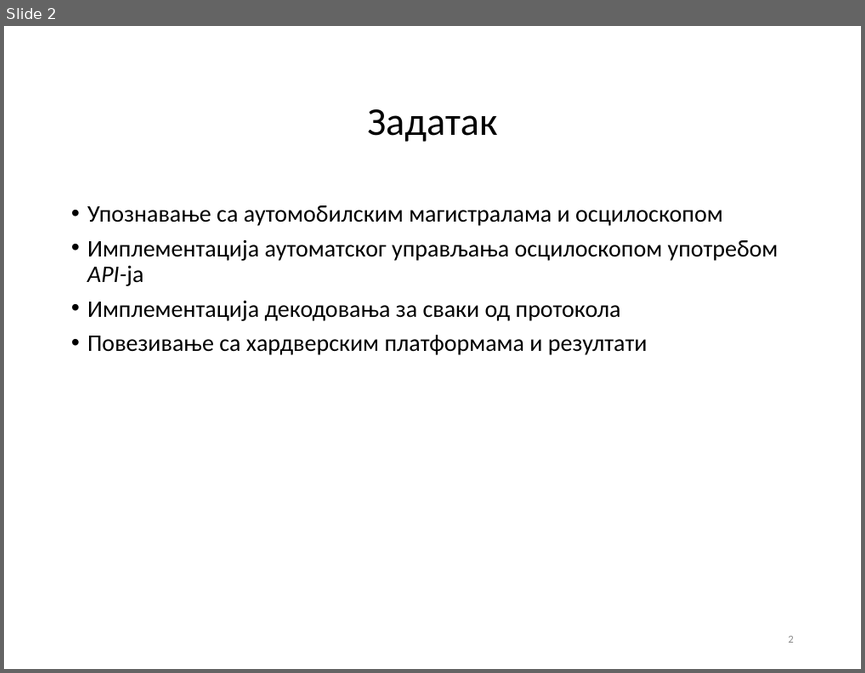
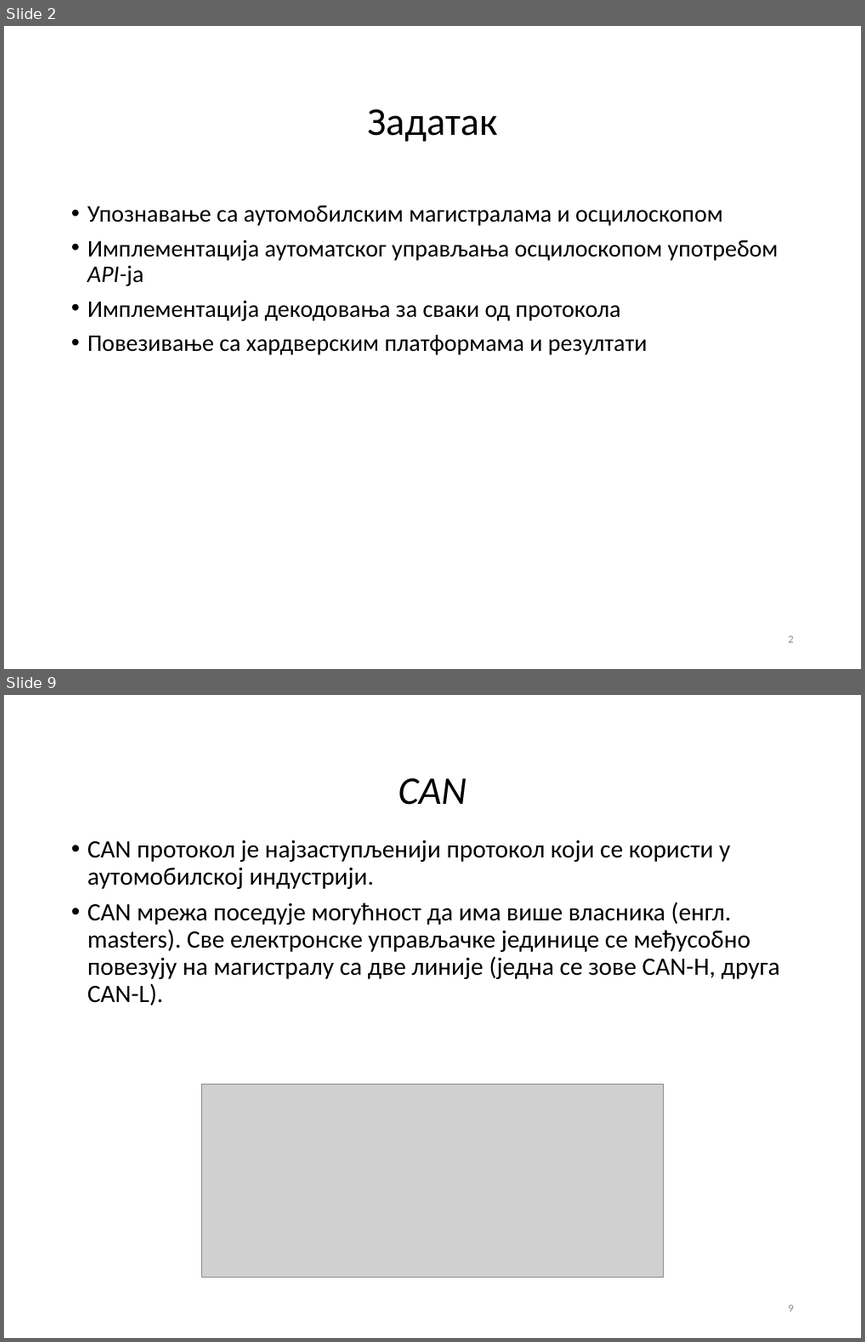
Before and after one commit to fjasic/bsc, a slide deck: documentation/Filip_Jasic_RA46-2014-prezentacija.ppt. Shown one above the other, each under a label of ours: slide 2 before the commit, slides 2 and 9 after it; the slides between them are not shown. The pictures are 865x673 and 865x1342 pixels, drawn with LibreOffice and Linux fonts; fonts in the diff are those of the drawing; grey boxes stand for pictures; background and template pictures are left out. Boxes give left, top, right and bottom in pixels: in the first picture for what was removed or moved away, otherwise in the second. Text is boxed around its words. In the diff, an @@ line names an element or a change of style, - is before the commit and + after.

```diff
--- a/documentation/Filip_Jasic_RA46-2014-prezentacija.ppt
+++ b/documentation/Filip_Jasic_RA46-2014-prezentacija.ppt
@@ slide 9 added at (4, 695, 861, 1338), background #FFFFFF @@
@@ title added at (398, 778, 467, 805), 33 pt, text #000000, italic @@
+CAN
@@ text added at (87, 839, 780, 1005), 21 pt, text #000000 @@
+• CAN протокол је најзаступљенији протокол који се користи у аутомобилској индустрији.
+• CAN мрежа поседује могућност да има више власника (енгл. masters). Све електронске управљачке јединице се међусобно повезују на магистралу са две линије (једна се зове CAN-H, друга CAN-L).
@@ picture added at (201, 1084, 663, 1276) @@
@@ page number added at (788, 1304, 793, 1311), 9 pt, text #898989 @@
+9
```
Also in this commit, not shown: 3 slides changed, 8 other slides added, 7 slides removed, 5 other files.
